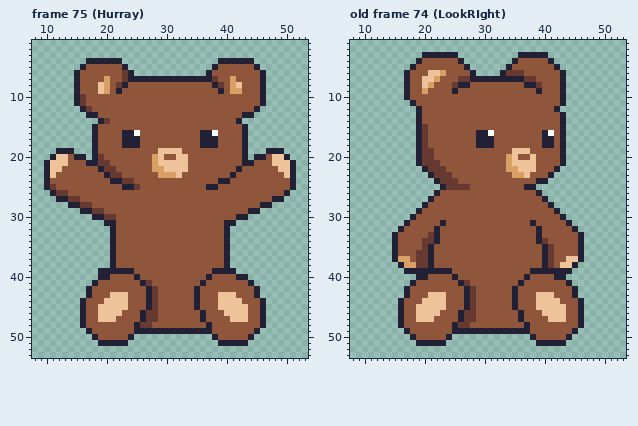
Two versions of one pixel-art file, aseprite_files/teddybear_boy.ase. The first picture shows the starting point.
64x64 pixels, 75 frames. Shown: frame 75 (Hurray): x 8..53, y 1..53; old frame 74 (LookRIght): x 8..53, y 1..53.
New version:
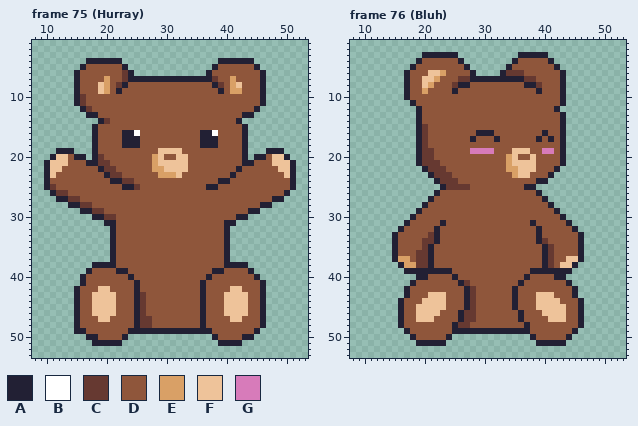
Palette (. is transparent): A #222034  B #ffffff  C #663931  D #8f563b  E #d9a066  F #eec39a  G #d77bba
A new or re-ordered frame is compared with the old frame closest to it.
Edits made:
frames 75 -> 76
Frame 75 (Hurray), layers "Feet", "Body":
The author put colour A in row 38 at x 18 to 20 and 41 to 43; in row 39 at x 17 and 44; in row 40 at x 16 and 45; in row 41 at x 16 and 46; in rows 42 to 43 at x 15 and 46; in rows 44 to 48 at x 15.
The author put colour A in row 49 at x 15 to 16; in row 50 at x 17; in row 51 at x 18.
Colour D becomes colour A in row 40 at x 24; in row 41 at x 25; in rows 42 to 45 at x 25 and 36; in rows 46 to 47 at x 25; in row 48 at x 36; in row 49 at x 24.
Colour D becomes colour A in row 50 at x 23 and 43.
Colour A becomes colour C in rows 46 to 47 at x 26.
Colour D becomes colour C in rows 43 to 45 at x 26.
The author put colour D in row 39 at x 18 and 42 to 43; in row 40 at x 17 to 18 and 44; in row 41 at x 17 and 45; in rows 42 to 43 at x 16.
Colour A becomes colour D in row 39 at x 19 to 21, 24 and 40 to 41; in row 40 at x 19 to 20, 25 and 42 to 43; in row 41 at x 18, 26 and 44; in rows 42 to 43 at x 17, 27, 35 and 45; in rows 44 to 45 at x 16, 27 and 35; in rows 46 to 47 at x 16.
Colour A becomes colour D in row 48 at x 16 and 37; in row 49 at x 17.
Colour C becomes colour D in row 41 at x 27; in rows 42 to 45 at x 28; in row 46 at x 27 to 28; in row 47 at x 28.
Colour F becomes colour D in rows 43 to 45 at x 22 to 23 and 39; in row 46 at x 22; in row 47 at x 21 and 43.
Colour D becomes colour F in row 42 at x 19 to 20 and 41 to 42; in row 43 at x 18 to 20 and 42 to 43; in row 44 at x 18 to 19 and 43; in rows 45 to 46 at x 18.
Colour A is gone in row 50 at x 24; in row 51 at x 23 and 43.
Frame 76 (Bluh) is new; against old frame 74 (LookRIght), layer "Head":
Colour B becomes colour A in row 16 at x 31.
Colour D becomes colour A in row 17 at x 28, 32 and 39.
Colour A becomes colour D in row 17 at x 29 to 31 and 40; in row 18 at x 29 to 31 and 40 to 41.
Colour B becomes colour D in row 16 at x 41.
Colour E becomes colour F in row 23 at x 36.
Colour D becomes colour G in row 19 at x 28 to 31 and 40 to 41.
Where, in picture pixels (left, top, right, bottom), the same in both pictures:
changed: (74, 262, 158, 346)
changed: (194, 262, 266, 346)
changed: (470, 130, 500, 154)
changed: (518, 130, 554, 178)
